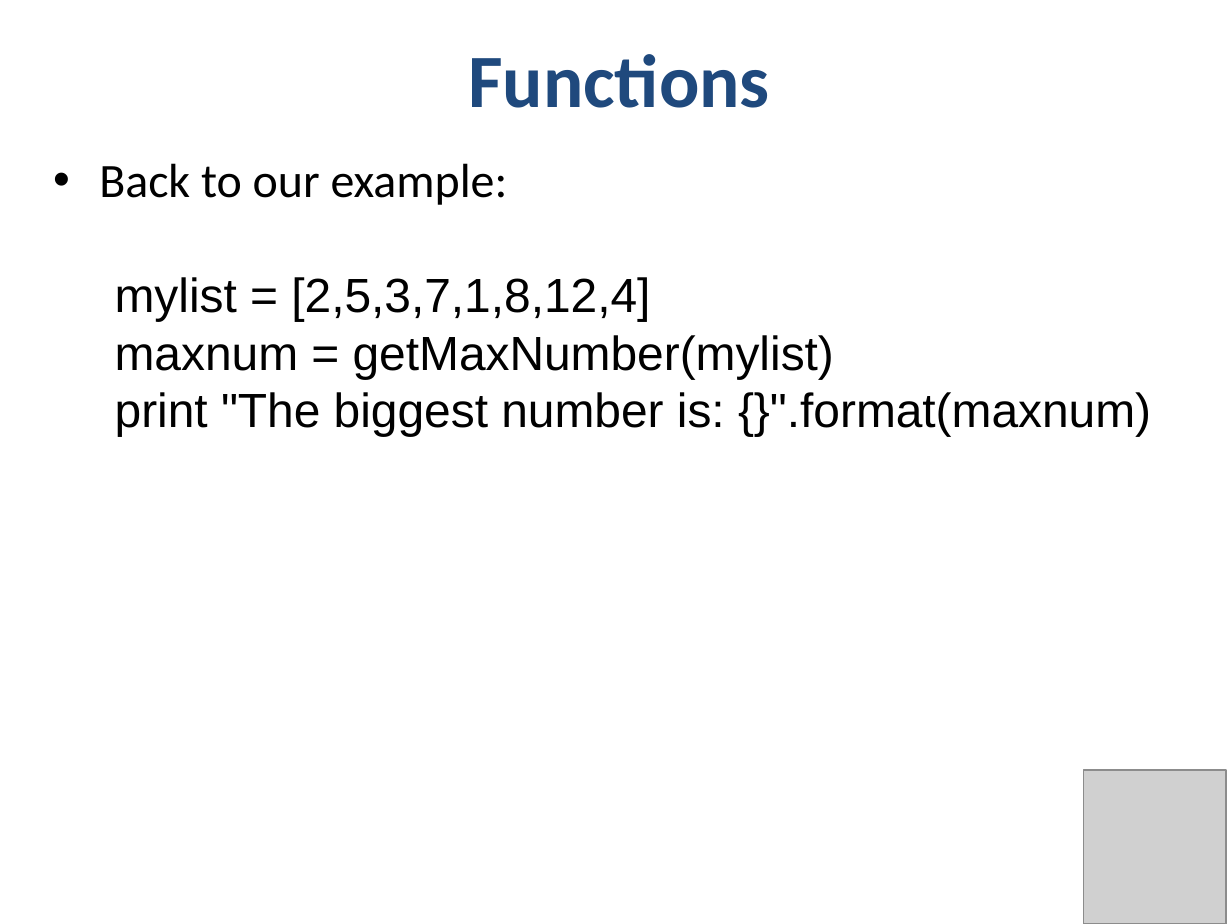
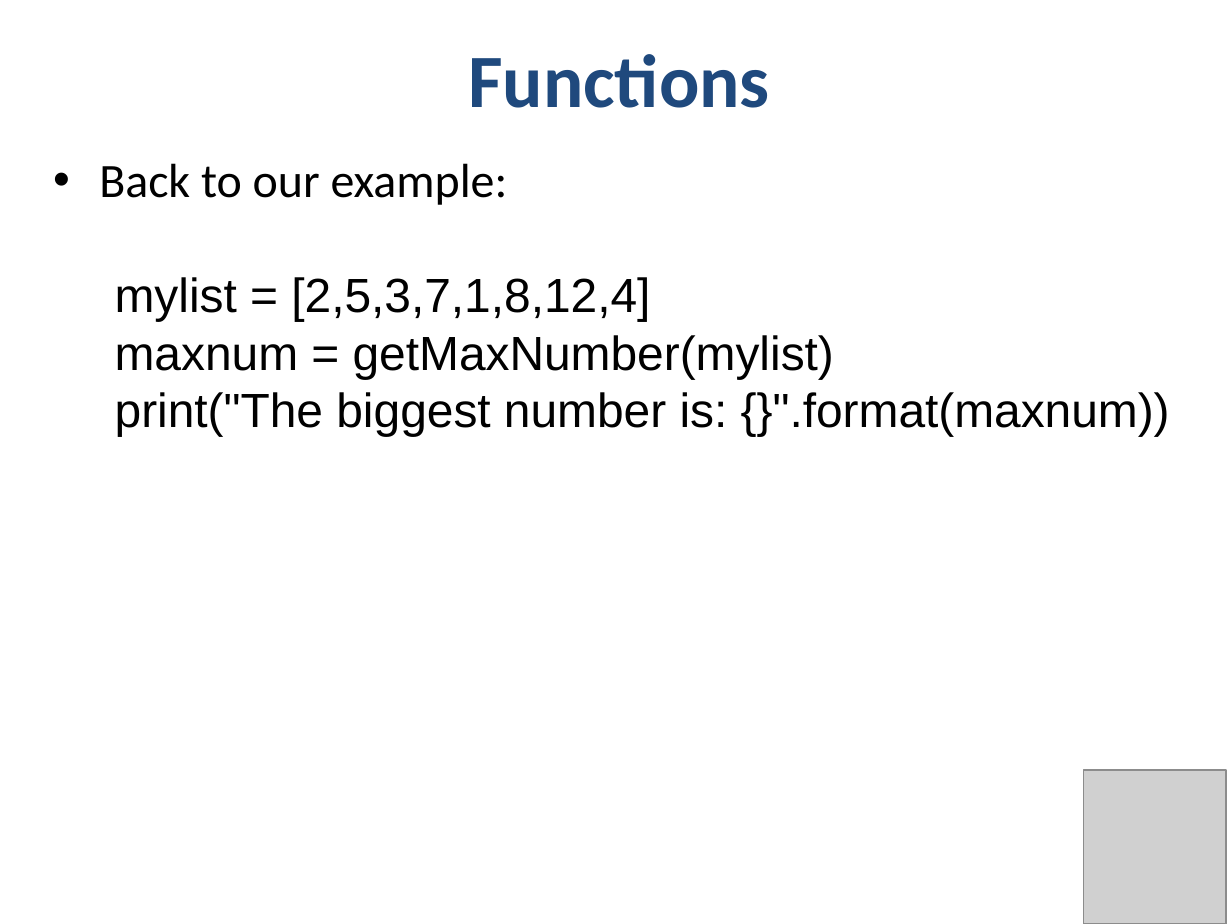
Before and after one commit to phonedude/cs532-s17, a slide deck: slide 39 of slides/week-02-python.pptx. Drawn at 1232x924 pixels with LibreOffice and Linux fonts; fonts in the diff are those of the drawing; grey boxes stand for pictures. Boxes give left, top, right and bottom in pixels: in the first picture for what was removed or moved away, otherwise in the second. Text is boxed around its words. In the diff, an @@ line names an element or a change of style, - is before the commit and + after.

```diff
--- a/slides/week-02-python.pptx
+++ b/slides/week-02-python.pptx
@@ text at (115, 392, 1170, 437): text changed @@
-  print "The biggest number is: {}".format(maxnum)
+  print("The biggest number is: {}".format(maxnum))
```
Also in this commit, not shown: 15 other slides changed, 1 other file.
